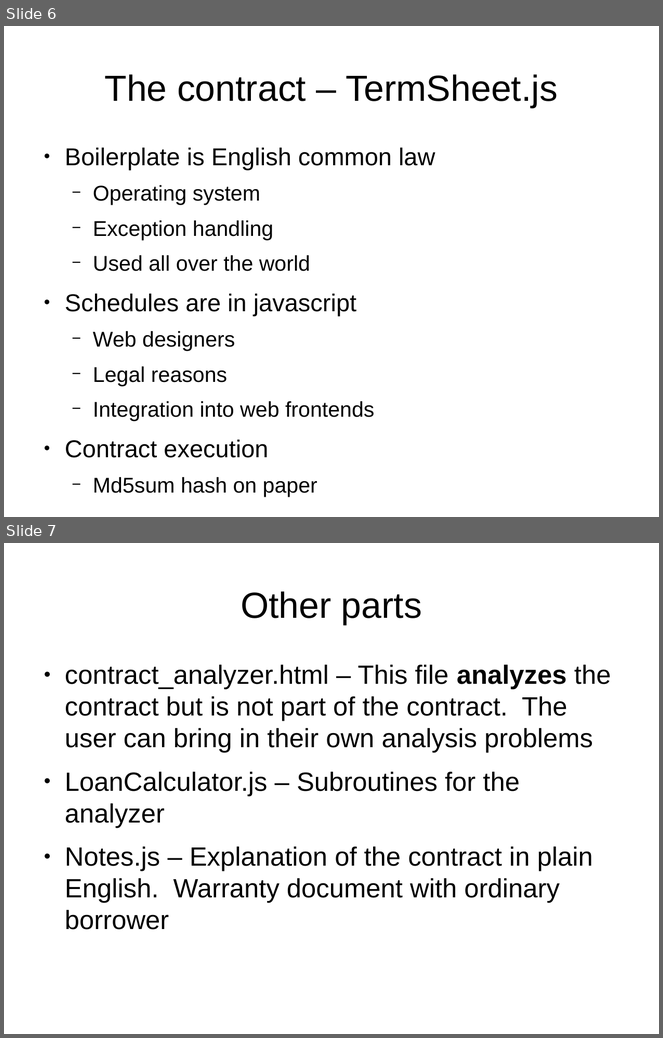
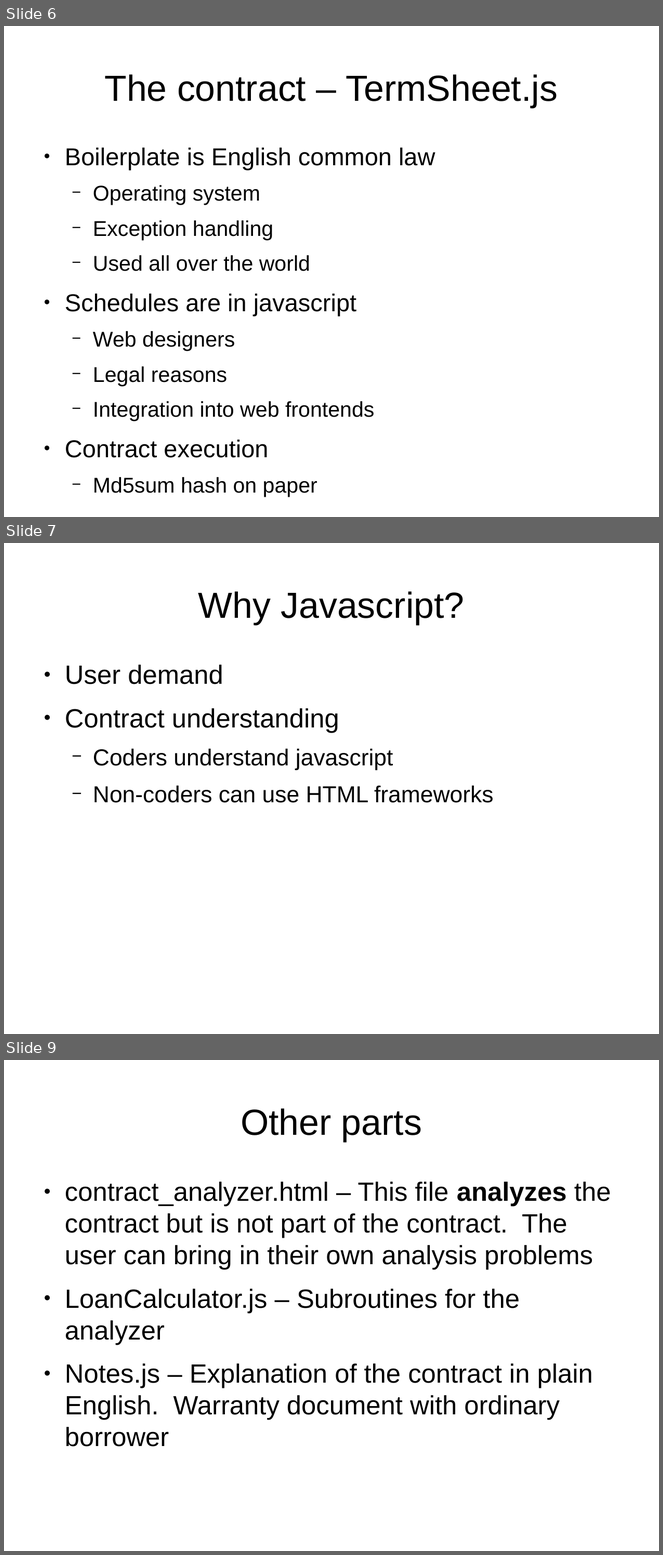
Before and after one commit to joequant/bitquant, a slide deck: pitchdecks/tech.odp. Shown one above the other, each under a label of ours: slides 6 and 7 before the commit, slides 6, 7 and 9 after it; the slides between them are not shown. The pictures are 663x1038 and 663x1555 pixels, drawn with LibreOffice and Linux fonts; fonts in the diff are those of the drawing. Boxes give left, top, right and bottom in pixels: in the first picture for what was removed or moved away, otherwise in the second. Text is boxed around its words. In the diff, an @@ line names an element or a change of style, - is before the commit and + after.

```diff
--- a/pitchdecks/tech.odp
+++ b/pitchdecks/tech.odp
@@ slide 7 added at [4,543,659,1034], background #FFFFFF @@
@@ title added at [198,591,464,625], 44 pt, text #000000 @@
+Why Javascript?
@@ text added at [65,665,493,803], 28 pt, text #000000 @@
+● User demand
+● Contract understanding
+  − Coders understand javascript
+  − Non-coders can use HTML frameworks
@@ what was slide 7 is now slide 9 @@
```
Also in this commit, not shown: 1 slide changed, 3 other slides added, 2 slides removed, 1 other file.
